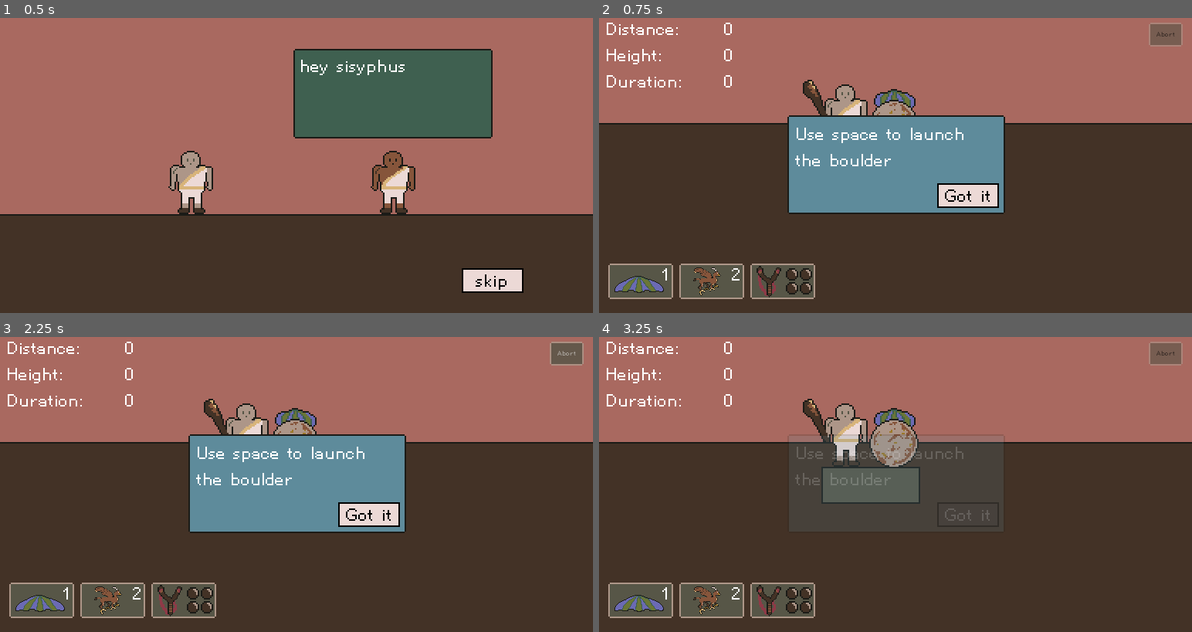
Above: before the commit, frames 1-4 (two rows, left to right).
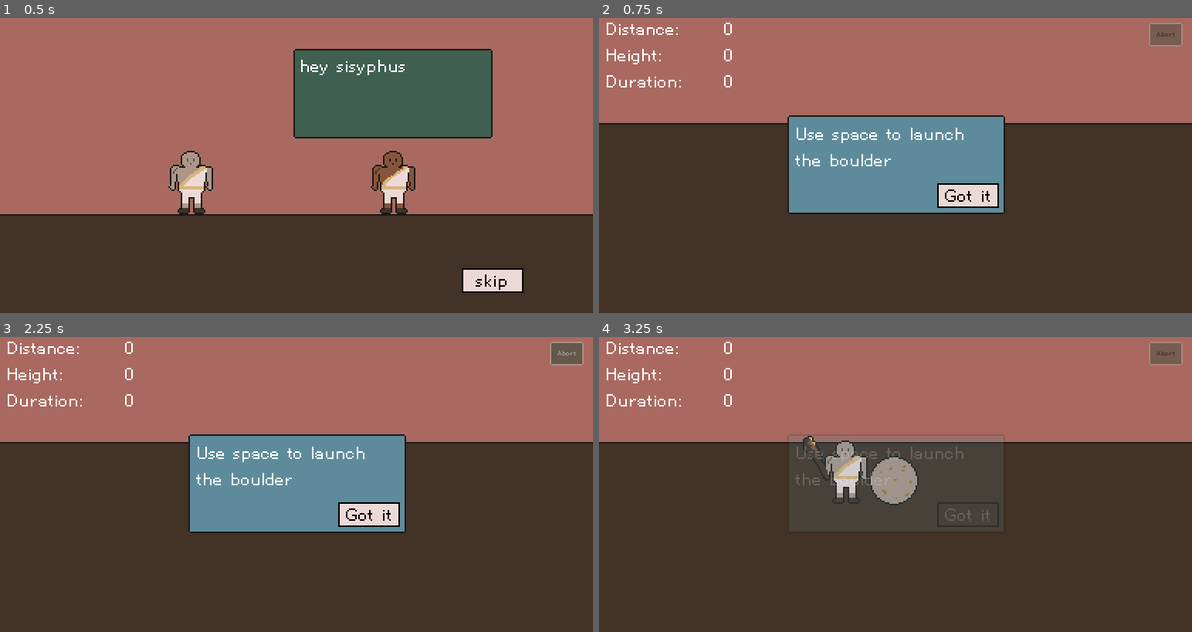
Above: after the commit, the same moments.

Repository: nolenroyalty/sisyphus-needs-a-nap
Game: Godot game, scene res://Intro/Intro.tscn
Two runs of this game, one before a commit and one after it. Both use one fixed random seed, a clock stepped at 60 frames per second and the inputs below.
Inputs (mouse positions are in pixels of both pictures, inside the frame that each line leads up to):
- Up to frame 1 (0.5 s): no input
- Up to frame 2 (0.75 s): click "skip" at 0.5 s
- Up to frame 3 (2.25 s): click (41, 599) at 1.27 s; click "Abort" at 2 s
- Up to frame 4 (3.25 s): click "Got it" at 2.75 s

Frame 1 is identical in both runs. In frame 2, 5.0% of the frame differs, in the area x 1-54%, y 20-96%; in frame 3, 5.0%; in frame 4, 8.5%, in the area x 1-55%, y 20-96%.

Commit message:
fix testing level, reduce launch sound level

Diff:
--- a/Flight/Flight.gd
+++ b/Flight/Flight.gd
@@ -179,8 +179,11 @@
 	# Maybe the bounce stuff here should live in the boulder scene idk.
 	# Probably doesn't matter.
 	var stream = null
+	var volume_db = 0
 	match sound:
-		SOUNDS.LAUNCH: stream = load("res://sounds/launch1.wav")
+		SOUNDS.LAUNCH:
+			stream = load("res://sounds/launch1.wav")
+			volume_db = -20.0
 		SOUNDS.BOUNCE: stream = load("res://sounds/bounce1.wav")
 		SOUNDS.SUPERBOUNCE: stream = load("res://sounds/super1.wav")
 		SOUNDS.PARACHUTE: stream = load("res://sounds/parachute1.wav")
@@ -188,8 +191,10 @@
 		SOUNDS.LAVA: stream = load("res://sounds/lava1.wav")
 		SOUNDS.GRIFFIN: stream = load("res://sounds/griffin1.wav")
 		_: print("Unknown sound")
+
 	if stream:
 		audioStreamPlayer.stream = stream
+		audioStreamPlayer.volume_db = volume_db
 		audioStreamPlayer.play()
 
 func play_bounce_sound(super : bool):
--- a/State/State.gd
+++ b/State/State.gd
@@ -13,7 +13,7 @@
 	INTO_LAVA,
 	PASSED_LAVA,
 	PASSED_BIG_SLOPE,
-    NAP_NIRVANA
+	NAP_NIRVANA
 }
 
 enum ACHIEVEMENT_STATE { NOT_YET_ACHIEVED, JUST_ACHIEVED, ALREADY_ACHIEVED }
@@ -29,7 +29,7 @@
 var has_griffin = false
 var strength_level = 0
 var launch_day = 1
-var testing_level = 1
+var testing_level = 0
 
 var fact_state = {}
 var achievement_state = {}
